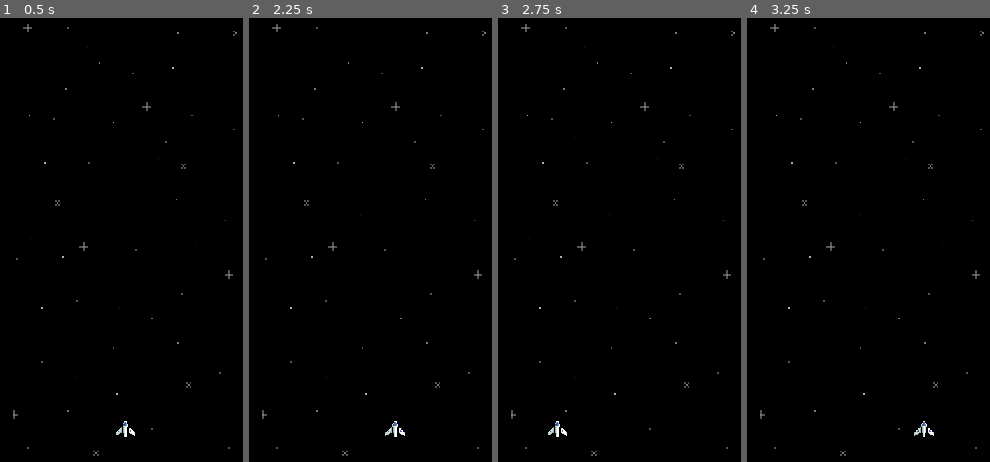
Above: before the commit, frames 1-4 (left to right).
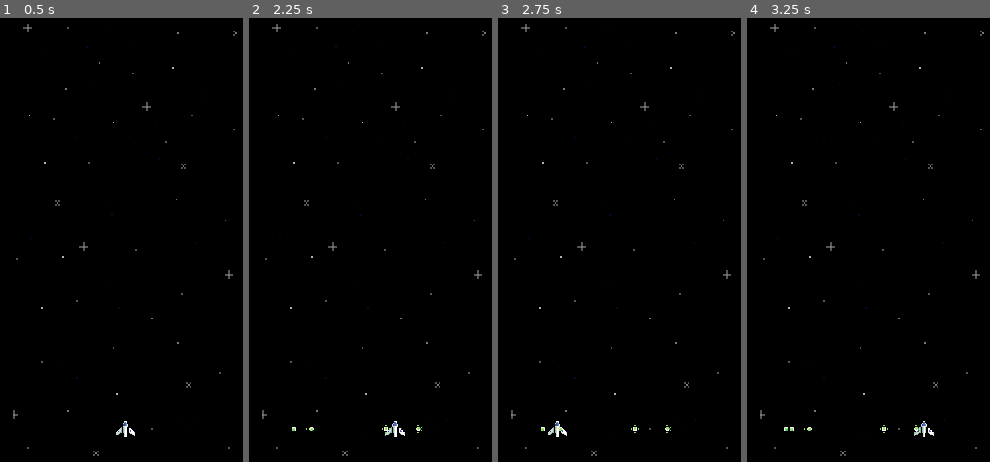
Above: after the commit, the same moments.

Repository: spageektti/space-shooter-godot
Game: Godot game, scene res://scenes/game.tscn
Same seed, same stepped clock (60 frames per second), same inputs: the game is played once before the commit and once after it.
Inputs:
- Up to frame 1 (0.5 s): no input
- Up to frame 2 (2.25 s): tap Enter at 0.5, 2 s; hold D (right) 0.53-2.03 s; tap W (shoot) at 0.6, 1.35, 2.1 s; tap Space at 1.25 s; hold A (left) from 2.03 s (still down)
- Up to frame 3 (2.75 s): keep holding A (left)
- Up to frame 4 (3.25 s): keep holding A (left); tap W (shoot) at 2.85 s

Frame 1 is identical in both runs. In frame 2, less than 0.1% of the frame differs, in the area x 17-72%, y 91-94%; in frame 3, less than 0.1%; in frame 4, less than 0.1%, in the area x 15-72%, y 91-94%.

Commit message:
Add bullet

Diff:
--- /dev/null
+++ b/scenes/bullet.gd
@@ -0,0 +1 @@
+extends Area2D
--- /dev/null
+++ b/scenes/bullet.tscn
@@ -0,0 +1,96 @@
+[gd_scene load_steps=15 format=3 uid="uid://b8leb80lbapku"]
+
+[ext_resource type="Script" path="res://scenes/bullet.gd" id="1_8ej7m"]
+[ext_resource type="Texture2D" uid="uid://dxpesjy2kfft2" path="res://assets/player/weapons/big-space-gun/bullet.png" id="1_gwu2e"]
+
+[sub_resource type="AtlasTexture" id="AtlasTexture_ol0io"]
+atlas = ExtResource("1_gwu2e")
+region = Rect2(0, 0, 32, 32)
+
+[sub_resource type="AtlasTexture" id="AtlasTexture_7hvw7"]
+atlas = ExtResource("1_gwu2e")
+region = Rect2(32, 0, 32, 32)
+
+[sub_resource type="AtlasTexture" id="AtlasTexture_8f6uv"]
+atlas = ExtResource("1_gwu2e")
+region = Rect2(64, 0, 32, 32)
+
+[sub_resource type="AtlasTexture" id="AtlasTexture_0jvng"]
+atlas = ExtResource("1_gwu2e")
+region = Rect2(96, 0, 32, 32)
+
+[sub_resource type="AtlasTexture" id="AtlasTexture_rdcui"]
+atlas = ExtResource("1_gwu2e")
+region = Rect2(128, 0, 32, 32)
+
+[sub_resource type="AtlasTexture" id="AtlasTexture_j6mmh"]
+atlas = ExtResource("1_gwu2e")
+region = Rect2(160, 0, 32, 32)
+
+[sub_resource type="AtlasTexture" id="AtlasTexture_pk08j"]
+atlas = ExtResource("1_gwu2e")
+region = Rect2(192, 0, 32, 32)
+
+[sub_resource type="AtlasTexture" id="AtlasTexture_tvo7j"]
+atlas = ExtResource("1_gwu2e")
+region = Rect2(224, 0, 32, 32)
+
+[sub_resource type="AtlasTexture" id="AtlasTexture_i7v7p"]
+atlas = ExtResource("1_gwu2e")
+region = Rect2(256, 0, 32, 32)
+
+[sub_resource type="AtlasTexture" id="AtlasTexture_sjycl"]
+atlas = ExtResource("1_gwu2e")
+region = Rect2(288, 0, 32, 32)
+
+[sub_resource type="SpriteFrames" id="SpriteFrames_s5mp2"]
+animations = [{
+"frames": [{
+"duration": 1.0,
+"texture": SubResource("AtlasTexture_ol0io")
+}, {
+"duration": 1.0,
+"texture": SubResource("AtlasTexture_7hvw7")
+}, {
+"duration": 1.0,
+"texture": SubResource("AtlasTexture_8f6uv")
+}, {
+"duration": 1.0,
+"texture": SubResource("AtlasTexture_0jvng")
+}, {
+"duration": 1.0,
+"texture": SubResource("AtlasTexture_rdcui")
+}, {
+"duration": 1.0,
+"texture": SubResource("AtlasTexture_j6mmh")
+}, {
+"duration": 1.0,
+"texture": SubResource("AtlasTexture_pk08j")
+}, {
+"duration": 1.0,
+"texture": SubResource("AtlasTexture_tvo7j")
+}, {
+"duration": 1.0,
+"texture": SubResource("AtlasTexture_i7v7p")
+}, {
+"duration": 1.0,
+"texture": SubResource("AtlasTexture_sjycl")
+}],
+"loop": true,
+"name": &"default",
+"speed": 10.0
+}]
+
+[sub_resource type="CircleShape2D" id="CircleShape2D_b5j26"]
+
+[node name="bullet" type="Area2D"]
+scale = Vector2(0.48, 0.48)
+script = ExtResource("1_8ej7m")
+
+[node name="AnimatedSprite2D" type="AnimatedSprite2D" parent="."]
+sprite_frames = SubResource("SpriteFrames_s5mp2")
+autoplay = "default"
+frame_progress = 0.0767351
+
+[node name="CollisionShape2D" type="CollisionShape2D" parent="."]
+shape = SubResource("CircleShape2D_b5j26")
--- a/scenes/game.tscn
+++ b/scenes/game.tscn
@@ -1,7 +1,8 @@
-[gd_scene load_steps=5 format=3 uid="uid://bxnwhm5qcjju2"]
+[gd_scene load_steps=6 format=3 uid="uid://bxnwhm5qcjju2"]
 
 [ext_resource type="Texture2D" uid="uid://ccjje05jfc1li" path="res://assets/background.png" id="1_gu4g3"]
 [ext_resource type="PackedScene" uid="uid://cpo6yojev0oj4" path="res://scenes/player.tscn" id="2_kcwmc"]
+[ext_resource type="PackedScene" uid="uid://b8leb80lbapku" path="res://scenes/bullet.tscn" id="3_xlskj"]
 
 [sub_resource type="WorldBoundaryShape2D" id="WorldBoundaryShape2D_sv7hy"]
 
@@ -26,6 +27,7 @@
 
 [node name="CharacterBody2D" parent="." instance=ExtResource("2_kcwmc")]
 position = Vector2(575, 599)
+bullet = ExtResource("3_xlskj")
 
 [node name="WorldBorderLeft" type="Area2D" parent="."]
 unique_name_in_owner = true
--- a/scenes/player.gd
+++ b/scenes/player.gd
@@ -2,13 +2,17 @@
 
 const SPEED = 250.0
 
+@export var bullet : PackedScene
+
 @onready var world_border_left = %WorldBorderLeft
 @onready var world_border_right = %WorldBorderRight
+
+var health = 4
 
 func _physics_process(delta):
 
 	if Input.is_action_just_pressed("shoot"):
-		pass
+		spawn_bullet()
 
 	var direction = Input.get_axis("left", "right")
 	if direction:
@@ -28,3 +32,8 @@
 func _on_world_border_right_body_entered(body):
 	if(body.name == "CharacterBody2D"):
 		body.position.x = world_border_left.position.x + 20
+
+func spawn_bullet():
+	var bullet_node = bullet.instantiate()
+	bullet_node.position = position
+	get_parent().add_child(bullet_node)
Binary file added: assets/player/weapons/big-space-gun/bullet.png
Not shown, added: assets/player/weapons/big-space-gun/bullet.png.import
